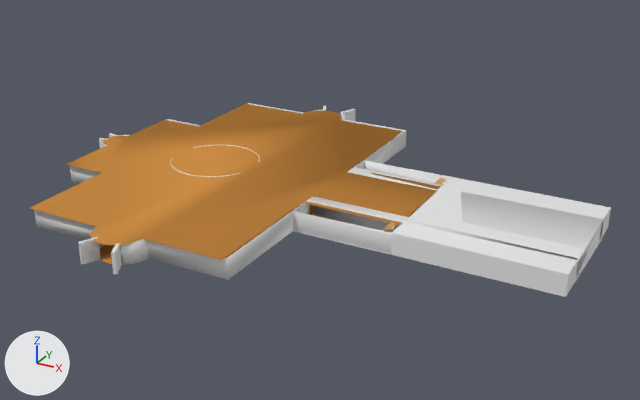
A saved change to the Blender file Museum/museum_design/museum_design_new.blend.
Before and after are seen from a 50 mm lens placed at (963.0, -946.0, 539.0), pointed at (370.0, 131.0, 0.0). Every picture has the same lights, and +X, +Y and +Z are marked at lower left.

Names of what the first picture shows: 'Slab', 'outer body'.
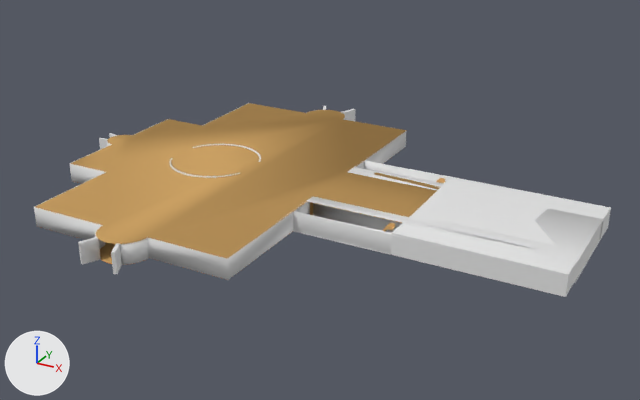
The change in detail:
Material 'Slab_top' (mat_slab_top) changes colour from orange #cc8d45 to orange #cca265; in linear values from (0.607, 0.266, 0.0603) to (0.607, 0.363, 0.13).
me_wall is used by ob_outer_body; parent ob_floor; location (14.53, 195.1, 0.0).
me_wall had 513 vertices, 177 faces and spanned x -38.0..783.0, y -207.0..462.0, z 0.0..31.0.
me_wall now has 565 vertices, 229 faces and spans x -254.0..567.0, y -331.0..338.0, z -8.0..23.0.
me_wall part 1: the loose piece of 62 vertices spanning x -38.0..222.0, y -206.0..115.0, z 0.0..30.0 is moved by (-216.0, -124.0, -8.0).
me_wall part 2: the loose piece of 60 vertices spanning x 253.0..782.0, y -207.0..190.0, z 0.0..30.0 is moved by (-216.0, -124.0, -8.0).
me_wall part 3: the loose piece of 66 vertices spanning x 253.0..783.0, y 49.0..462.0, z 0.0..30.0 is moved by (-216.0, -124.0, -8.0).
me_wall part 4: the loose piece of 62 vertices spanning x -38.0..222.0, y 135.0..454.0, z 0.0..30.0 is moved by (-216.0, -124.0, -8.0).
me_wall part 5: the loose piece of 205 vertices spanning x -25.0..550.0, y -187.0..437.0, z 0.0 is moved by (-216.0, -124.0, -8.0).
me_wall part 6: a new loose piece of 110 vertices spanning x -92.0..48.0, y -77.0..69.0, z -7.0..23.0, in mat_wall2_outside (its picture is missing).
me_wall part 7: the loose piece of 58 vertices spanning x 124.0..264.0, y 51.0..191.0, z 1.0..31.0 is deleted.
Object 'outer body' (ob_outer_body) moves from (14.53, 195.1, 0.0) to (230.5, 319.6, 8.11).
Object 'Slab' (ob_slab) moves from (-14.0, 0.0, 30.0) to (-10.0, 7.0, 30.0).

Boxes [x1, y1, x2, y2] around the edits, measured in the pictures (640 x 400 px; the box of a moved part takes in the faces that stretch with it):
'Slab', recoloured, moved: before [30, 104, 441, 260]; after [35, 103, 439, 259]
'outer body', recoloured, reshaped, moved (grey to white): before [34, 103, 611, 297]; after [34, 106, 611, 297]
part 1 of me_wall, moved or reshaped: before [34, 138, 107, 265]; after [34, 138, 112, 265]
part 2 of me_wall, moved or reshaped: [111, 196, 602, 297] in both
part 3 of me_wall, moved or reshaped: before [340, 109, 611, 283]; after [341, 109, 611, 283]
part 4 of me_wall, moved or reshaped: before [109, 103, 326, 137]; after [109, 106, 326, 138]
part 5 of me_wall, moved or reshaped: before [37, 143, 421, 280]; after [37, 147, 405, 280]
part 6 of me_wall, added: after [169, 144, 261, 178]
part 7 of me_wall, deleted: before [171, 145, 260, 177]
